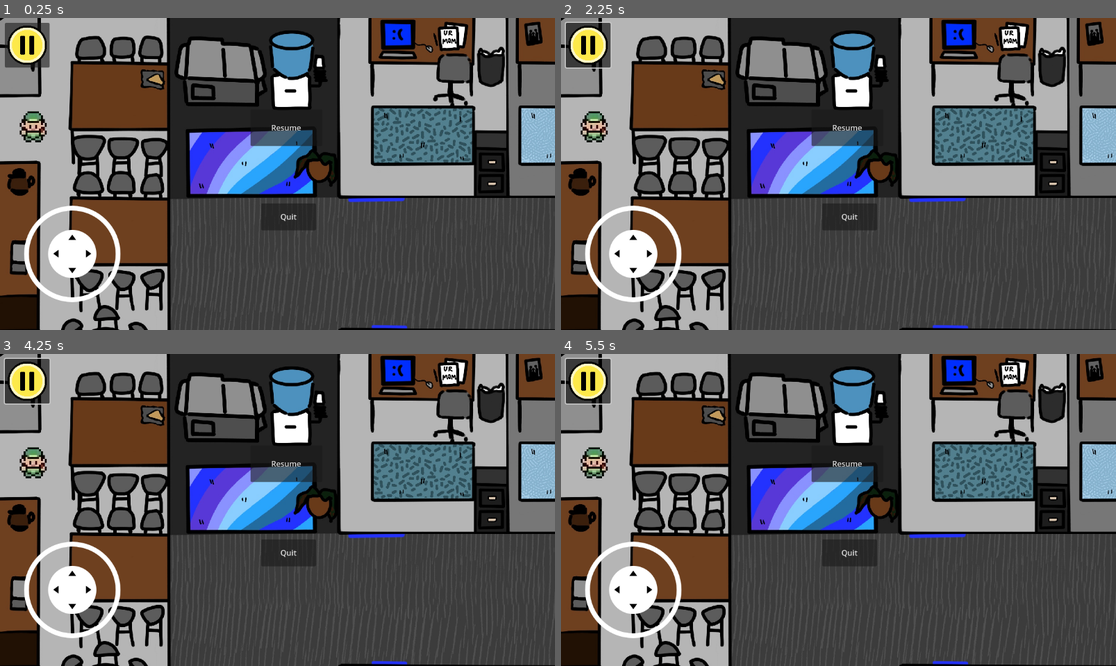
Above: before the commit, frames 1-4 (two rows, left to right).
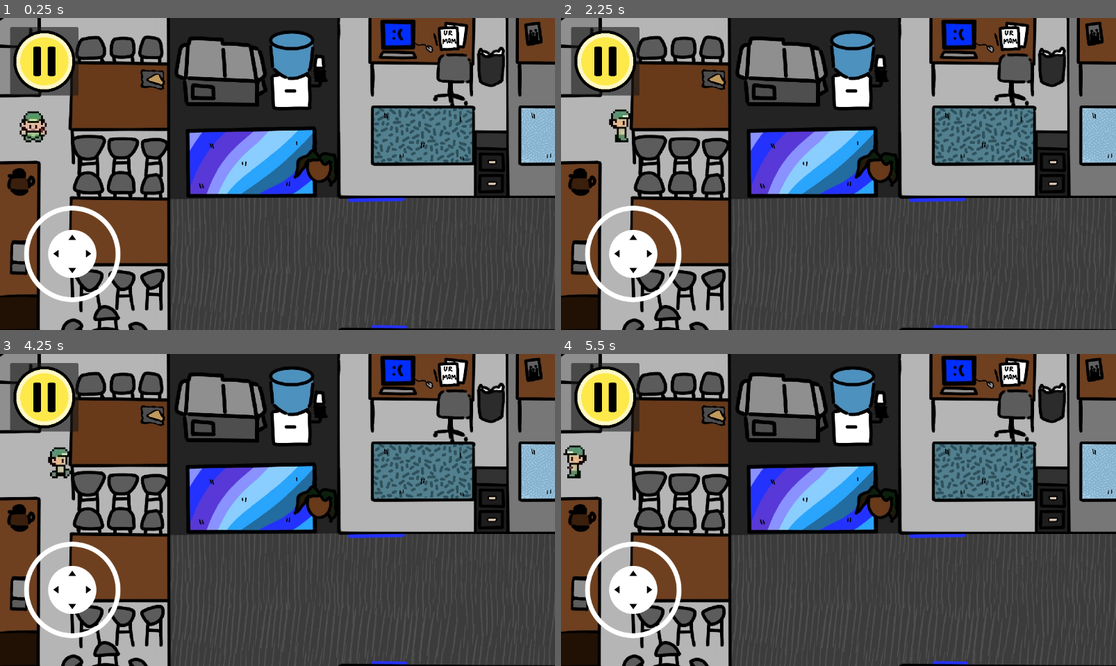
Above: after the commit, the same moments.

Repository: GockBlock64/ASD_Game
Game: Godot game, scene res://scenes/game.tscn
Two runs of this game, one before a commit and one after it. Both use one fixed random seed, a clock stepped at 60 frames per second and the inputs below.
Inputs (mouse positions are in pixels of both pictures, inside the frame that each line leads up to; where the layout moved, square brackets give the same spot in the first picture):
- Up to frame 1 (0.25 s): no input
- Up to frame 2 (2.25 s): click (605, 61) [588, 46] at 0.5 s; click (577, 24) at 1.25 s, where only the run after the commit has a clickable "Resume"; tap Enter at 2 s; move the mouse to (960, 158) at 2.02 s; hold Right (ui_right) from 2.03 s (still down); click (960, 158) at 2.17 s
- Up to frame 3 (4.25 s): release Right (ui_right) at 2.75 s; drag from (166, 525) to (249, 572) at 2.77 s; tap Space at 3.5 s; move the mouse to (333, 441) at 3.52 s; hold Right (ui_right) from 3.53 s (still down)
- Up to frame 4 (5.5 s): release Right (ui_right) at 4.25 s; drag from (810, 572) to (672, 463) at 4.27 s; tap Enter at 5 s; move the mouse to (1005, 556) at 5.02 s; hold Left (ui_left) from 5.03 s (still down)

The runs differ from the first frame. In frame 1, 3.4% of the frame differs, in the area x 0-57%, y 1-68%; in frame 2, 4.2%; in frame 3, 4.2%; in frame 4, 4.2%.
Error before the commit: Attempt to call function 'show' in base 'null instance' on a null instance. (res://scripts/game.gd:5)

Commit message:
Started working on pause

Diff:
--- a/project.godot
+++ b/project.godot
@@ -14,10 +14,6 @@
 run/main_scene="res://scenes/game.tscn"
 config/features=PackedStringArray("4.3", "Mobile")
 config/icon="res://icon.svg"
-
-[autoload]
-
-Game="*res://scripts/game.gd"
 
 [editor_plugins]
 
--- a/scenes/game.tscn
+++ b/scenes/game.tscn
@@ -30,4 +30,10 @@
 [node name="UI" parent="." instance=ExtResource("4_hdla5")]
 
 [node name="PauseMenu" parent="." instance=ExtResource("5_ng7l6")]
-visible = false
+
+[connection signal="pressed" from="UI/CanvasLayer/Pause" to="." method="pause"]
+[connection signal="pressed" from="PauseMenu/CanvasLayer/Resume" to="." method="unpause"]
+
+[editable path="Player"]
+[editable path="UI"]
+[editable path="PauseMenu"]
--- a/scenes/pause_menu.tscn
+++ b/scenes/pause_menu.tscn
@@ -12,15 +12,12 @@
 [node name="CanvasLayer" type="CanvasLayer" parent="."]
 
 [node name="Resume" type="Button" parent="CanvasLayer"]
-offset_left = 520.0
-offset_top = 190.0
-offset_right = 669.0
-offset_bottom = 266.0
+offset_right = 70.0
+offset_bottom = 31.0
 text = "Resume"
 
 [node name="Quit" type="Button" parent="CanvasLayer"]
-offset_left = 542.0
-offset_top = 385.0
-offset_right = 656.0
-offset_bottom = 441.0
+offset_top = 35.0
+offset_right = 70.0
+offset_bottom = 66.0
 text = "Quit"
--- a/scenes/ui_menu.tscn
+++ b/scenes/ui_menu.tscn
@@ -17,10 +17,10 @@
 [node name="Virtual Joystick" parent="CanvasLayer" instance=ExtResource("1_hcq2v")]
 
 [node name="Pause" type="Button" parent="CanvasLayer"]
-offset_left = 10.0
-offset_top = 10.0
-offset_right = 103.0
-offset_bottom = 103.0
+offset_left = 21.0
+offset_top = 19.0
+offset_right = 163.0
+offset_bottom = 161.0
 icon = ExtResource("2_xf3iy")
 vertical_icon_alignment = 0
 expand_icon = true
--- a/scripts/game.gd
+++ b/scripts/game.gd
@@ -2,15 +2,15 @@
 
 func pause():
 	get_tree().paused = true
-	$PauseMenu.show()
+	get_node("PauseMenu/CanvasLayer").show()
 
 func unpause():
-	$PauseMenu.hide()
+	get_node("PauseMenu/CanvasLayer").hide()
 	get_tree().paused = false
 
 # Called when the node enters the scene tree for the first time.
 func _ready() -> void:
-	pass # Replace with function body.
+	get_node("PauseMenu/CanvasLayer").hide()
 
 
 # Called every frame. 'delta' is the elapsed time since the previous frame.
--- a/scripts/pause.gd
+++ b/scripts/pause.gd
@@ -1,4 +1,4 @@
 extends Button
 
 func _on_button_down() -> void:
-	Game.pause()
+	pass
